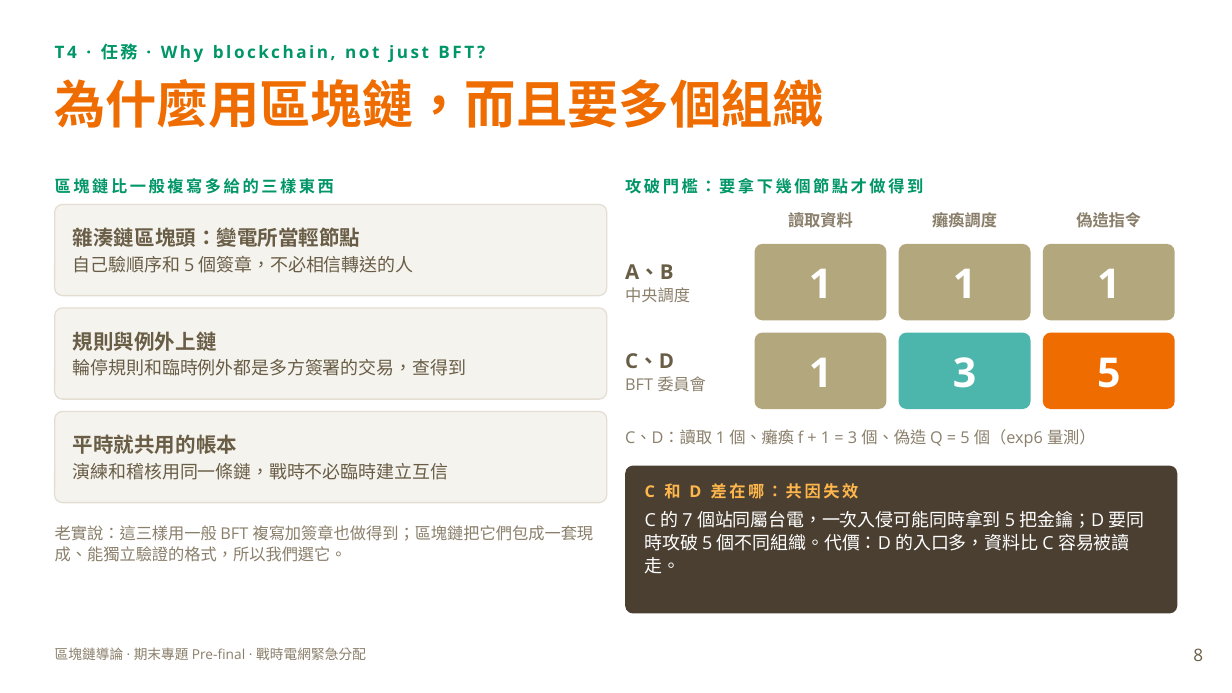
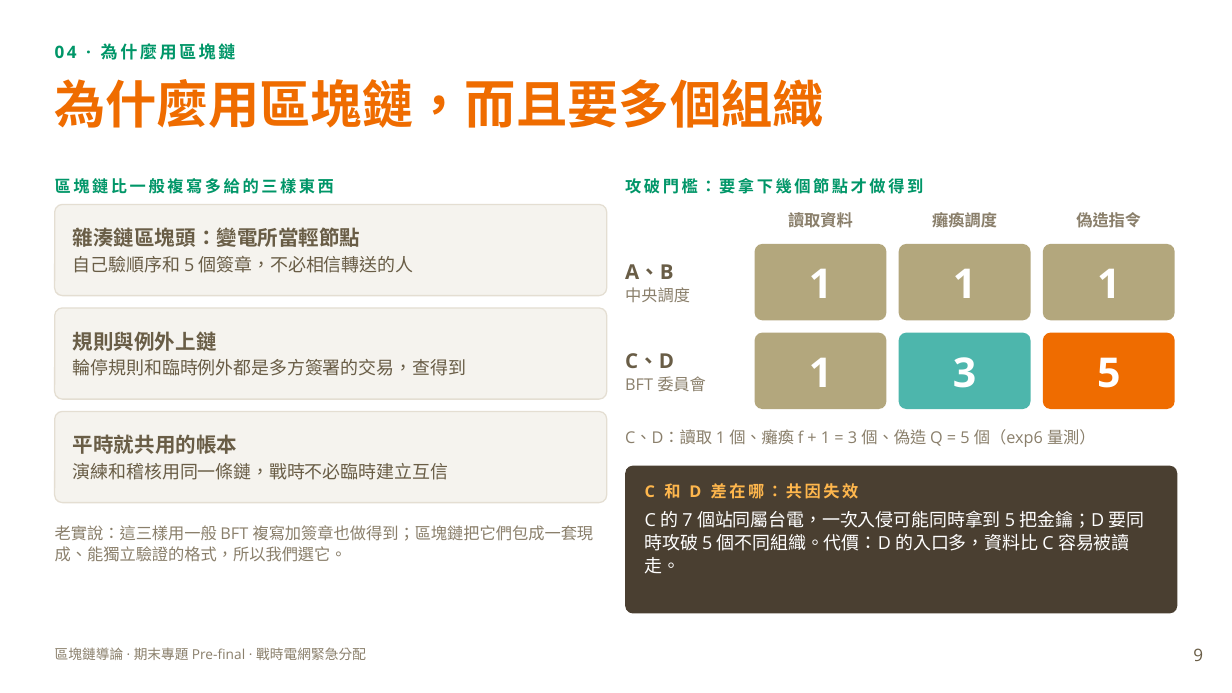
Before and after one commit to XXXaBg3619/grid-quorum, a slide deck: slide 9 of 期末前報告_戰時電網緊急分配.pptx (slide 8 before the commit). Drawn at 1232x693 pixels with LibreOffice and Linux fonts; fonts in the diff are those of the drawing. Boxes give left, top, right and bottom in pixels: in the first picture for what was removed or moved away, otherwise in the second. Text is boxed around its words. In the diff, an @@ line names an element or a change of style, - is before the commit and + after.

```diff
--- a/期末前報告_戰時電網緊急分配.pptx
+++ b/期末前報告_戰時電網緊急分配.pptx
@@ text at (55,43,236,60): text changed @@
-T4 · 任務 · Why blockchain, not just BFT?
+04 · 為什麼用區塊鏈
@@ page number at (1193,648,1203,661): text changed @@
-8
+9
```
Also in this commit, not shown: 15 other slides changed, 2 slides added, 1 slide removed.
